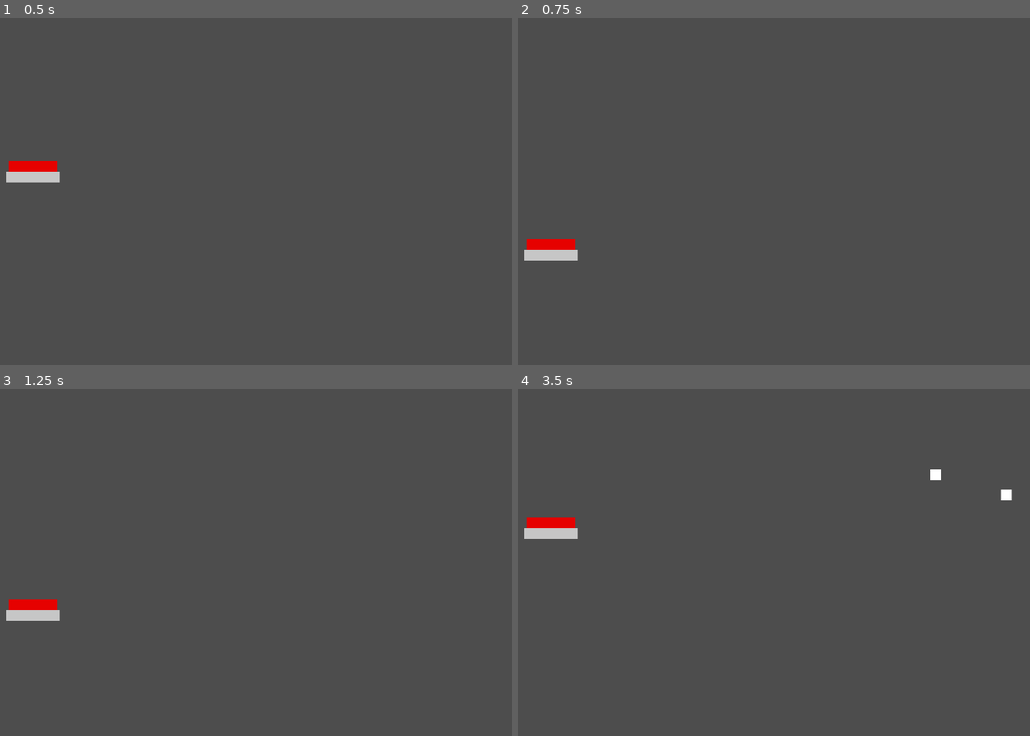
Above: before the commit, frames 1-4 (two rows, left to right).
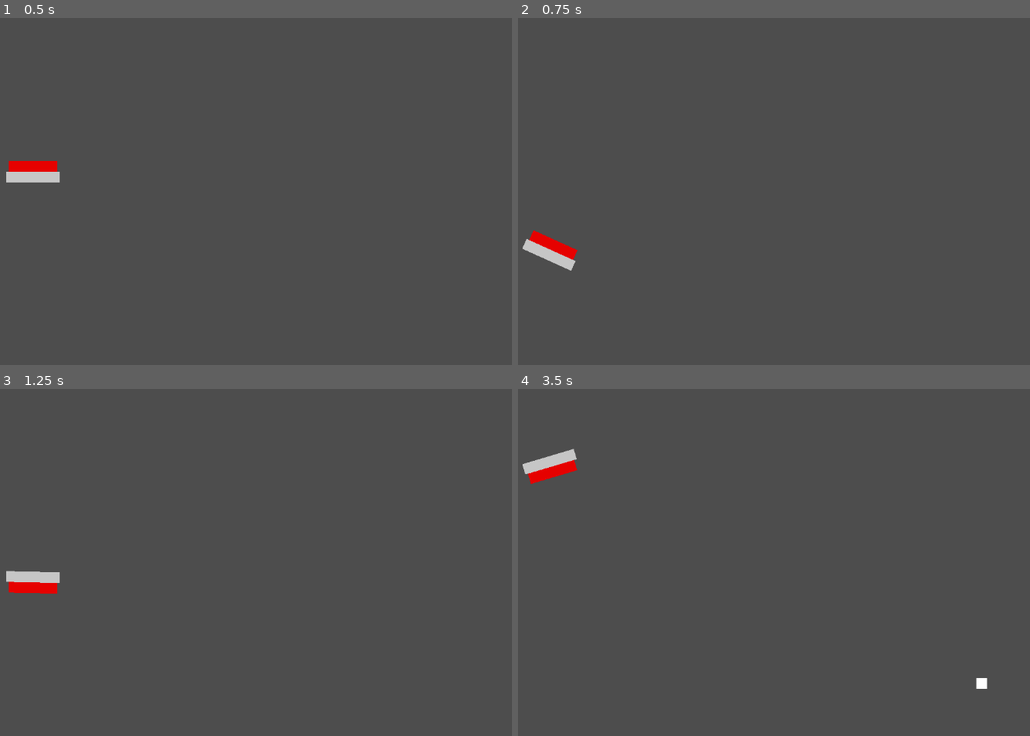
Above: after the commit, the same moments.

Repository: Kratpa/ButtonGame
Game: Godot game, scene res://scenes/game/Game.tscn
The game is run twice, just before and just after one commit, with the same random seed, the same clock (stepped at 60 frames per second) and the same inputs.
Inputs:
- Up to frame 1 (0.5 s): no input
- Up to frame 2 (0.75 s): hold D from 0.53 s (still down)
- Up to frame 3 (1.25 s): keep holding D
- Up to frame 4 (3.5 s): release D at 1.28 s; hold Down 1.28-2.03 s; hold D 2.03-2.78 s; hold Up from 2.78 s (still down)

Frame 1 is identical in both runs. In frame 2, 0.5% of the frame differs, in the area x 0-12%, y 61-73%; in frame 3, 1.2%; in frame 4, 1.5%, in the area x 0-97%, y 17-87%.

Commit message:
Added rotation input

Diff:
--- a/godot/scenes/game/Game.tscn
+++ b/godot/scenes/game/Game.tscn
@@ -16,3 +16,5 @@
 
 [node name="ObjectSpawner" parent="." instance=ExtResource("4_irqdp")]
 position = Vector2(1066, 89)
+impulse = Vector2(-100, 10)
+spawn_interval = 2.5
--- a/godot/scenes/object/ObjectSpawner.gd
+++ b/godot/scenes/object/ObjectSpawner.gd
@@ -1,8 +1,16 @@
 extends Node2D
 
 @onready var objects: Node2D = $Objects
+@onready var spawn_timer: Timer = $Timer
+
+@export var impulse: Vector2 = Vector2(0, 0)
+@export var spawn_interval: float = 2
 
 var object_scene = preload("res://scenes/object/Object.tscn")
+
+func _ready():
+	spawn_timer.wait_time = spawn_interval
+	spawn_timer.start()
 
 func _physics_process(delta):
 	for node: Node2D in objects.get_children():
@@ -12,7 +20,7 @@
 func spawn():
 	var object: RigidBody2D = object_scene.instantiate()
 	objects.add_child(object)
-	object.apply_central_impulse(Vector2(-100, 0))
+	object.apply_central_impulse(impulse)
 
 
 
--- a/godot/scenes/object/ObjectSpawner.tscn
+++ b/godot/scenes/object/ObjectSpawner.tscn
@@ -6,8 +6,6 @@
 script = ExtResource("1_3lm0t")
 
 [node name="Timer" type="Timer" parent="."]
-wait_time = 1.5
-autostart = true
 
 [node name="Objects" type="Node2D" parent="."]
 
--- a/godot/scenes/player/Player.gd
+++ b/godot/scenes/player/Player.gd
@@ -1,7 +1,9 @@
 extends RigidBody2D
 
-const MOVE_FORCE = 1000
-const MAX_VELOCITY = 500
+@export var move_force = 1000
+@export var spin_force = 50000
+@export var MAX_LINEAR_VELOCITY = 500
+@export var MAX_ANGULAR_VELOCITY = 500
 
 var reset = false
 var initial_pos: Vector2
@@ -16,10 +18,16 @@
 
 func _integrate_forces(state):
 	if Input.is_key_pressed(KEY_RIGHT):
-		state.apply_central_force(Vector2(MOVE_FORCE, 0))
+		state.apply_central_force(Vector2(move_force, 0))
 	if Input.is_key_pressed(KEY_LEFT):
-		state.apply_central_force(Vector2(-MOVE_FORCE, 0))
-	state.linear_velocity.x = clamp(state.linear_velocity.x, -MAX_VELOCITY, MAX_VELOCITY)
+		state.apply_central_force(Vector2(-move_force, 0))
+	if Input.is_key_pressed(KEY_UP) or Input.is_key_pressed(KEY_A):
+		state.apply_torque(-spin_force)
+	if Input.is_key_pressed(KEY_DOWN) or Input.is_key_pressed(KEY_D):
+		state.apply_torque(spin_force)
+
+	state.linear_velocity.x = clamp(state.linear_velocity.x, -MAX_LINEAR_VELOCITY, MAX_LINEAR_VELOCITY)
+	state.angular_velocity = clamp(state.angular_velocity, -MAX_ANGULAR_VELOCITY, MAX_ANGULAR_VELOCITY)
 
 	if reset:
 		state.transform = Transform2D(0.0, initial_pos)
